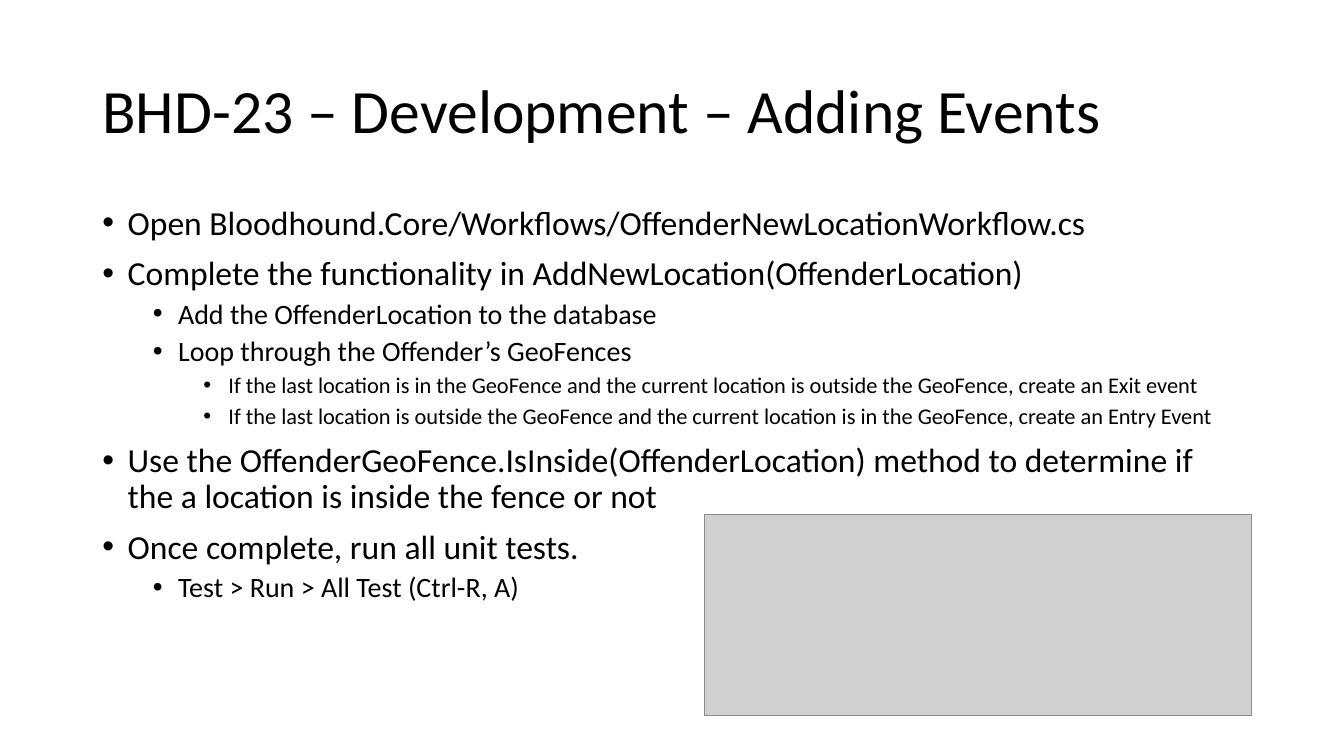
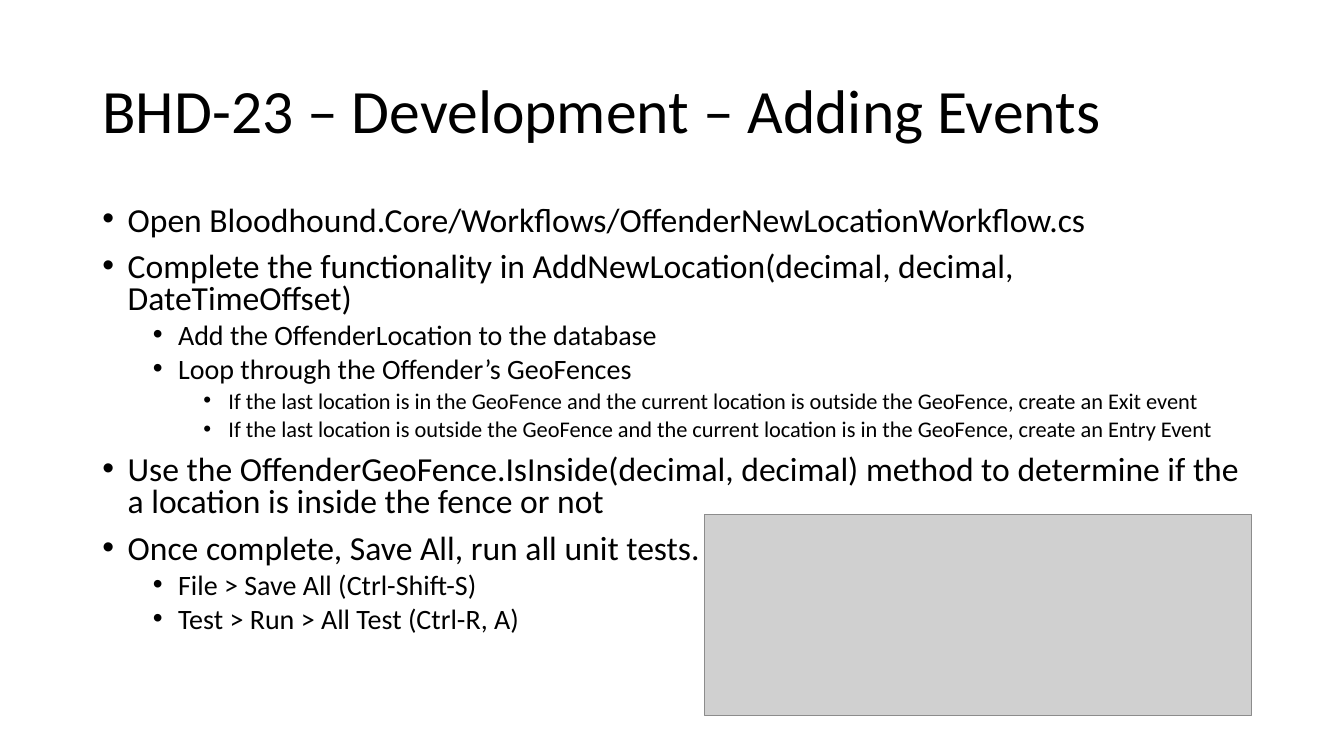
Before and after one commit to ShadowedMists/Bloodhound, a slide deck: slide 8 of UWG - Code and Load - 20200310.pptx. Drawn at 1344x756 pixels with LibreOffice and Linux fonts; fonts in the diff are those of the drawing; grey boxes stand for pictures. Boxes give left, top, right and bottom in pixels: in the first picture for what was removed or moved away, otherwise in the second. Text is boxed around its words. In the diff, an @@ line names an element or a change of style, - is before the commit and + after.

```diff
--- a/UWG - Code and Load - 20200310.pptx
+++ b/UWG - Code and Load - 20200310.pptx
@@ text at [128,208,1211,633]: line spacing 0.9 to 0.8 @@
@@ text at [128,253,1013,315]: text changed @@
-• Complete the functionality in AddNewLocation(OffenderLocation)
+• Complete the functionality in AddNewLocation(decimal, decimal, DateTimeOffset)
@@ text at [128,456,1239,599]: text changed @@
-• Use the OffenderGeoFence.IsInside(OffenderLocation) method to determine if the a location is inside the fence or not
-• Once complete, run all unit tests.
+• Use the OffenderGeoFence.IsInside(decimal, decimal) method to determine if the a location is inside the fence or not
+• Once complete, Save All, run all unit tests.
+  • File > Save All (Ctrl-Shift-S)
```
Also in this commit, not shown: 4 other slides changed, 1 other file.
